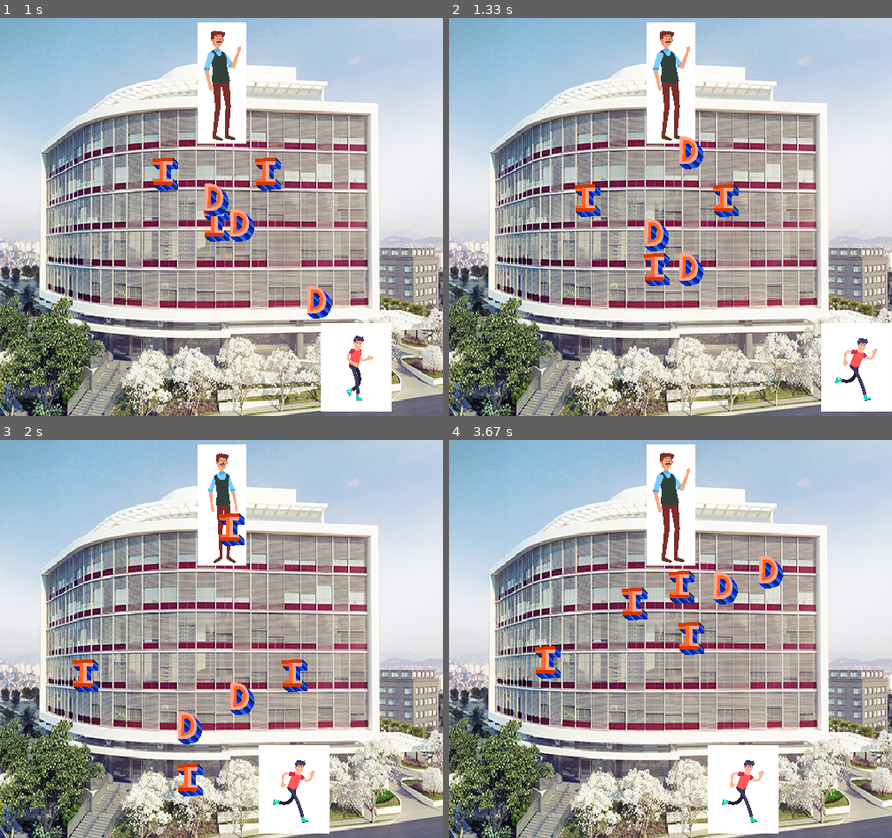
Above: before the commit, frames 1-4 (two rows, left to right).
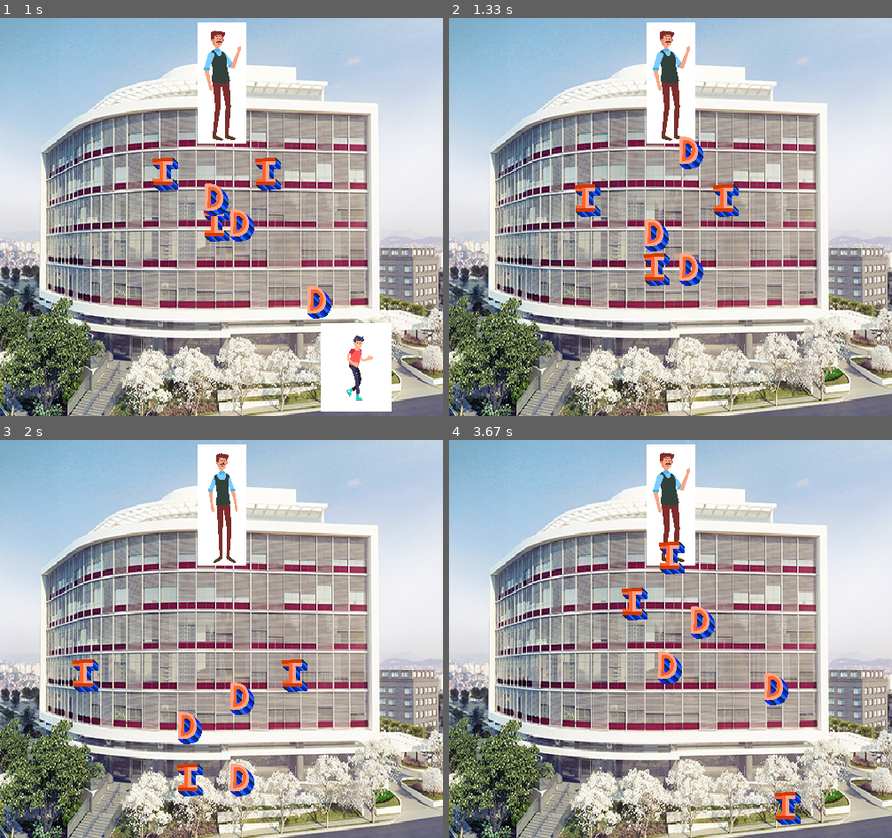
Above: after the commit, the same moments.

Repository: HudsonArauj/jogo_pygame
Game: pygame game, started from jogo_1.py
The game is run twice, just before and just after one commit, with the same random seed, the same clock (stepped at 60 frames per second) and the same inputs.
Inputs:
- Up to frame 1 (1 s): hold Right 0.33-0.8 s; hold Right from 0.83 s (still down)
- Up to frame 2 (1.33 s): release Right at 1.3 s
- Up to frame 3 (2 s): hold Left 1.33-1.87 s
- Up to frame 4 (3.67 s): no input

Frame 1 is identical in both runs. In frame 2, 3.3% of the frame differs, in the area x 84-100%, y 76-99%; in frame 3, 3.9%; in frame 4, 6.6%, in the area x 19-80%, y 25-99%.

Commit message:
Adicionei os estados ao jogo

Diff:
--- a/jogo_1.py
+++ b/jogo_1.py
@@ -179,28 +179,33 @@
 
 pygame.mixer.music.play(loops=-1)
 
-game = True
+ACABOU = 0
+JOGANDO = 1
+COLIDINDO = 2
+estado = JOGANDO
+
 clock = pygame.time.Clock() #Ajustando a velocidade
 FPS = 30
 v = 8
 
 #Loop principal
-while game:
+while estado != ACABOU:
     clock.tick(FPS)
 
     for event in pygame.event.get():
 
         if event.type == pygame.QUIT:
-            game = False
-        if event.type == pygame.KEYDOWN:
-            if event.key == pygame.K_LEFT:
-                jogador.speedx -= v
-                jogador.direcao = 0
-            if event.key == pygame.K_RIGHT:
-                jogador.speedx += v
-                jogador.direcao = 1
-            if event.key == pygame.K_SPACE:
-                jogador.lancamento()
+            estado = ACABOU
+        if estado == JOGANDO:
+            if event.type == pygame.KEYDOWN:
+                if event.key == pygame.K_LEFT:
+                    jogador.speedx -= v
+                    jogador.direcao = 0
+                if event.key == pygame.K_RIGHT:
+                    jogador.speedx += v
+                    jogador.direcao = 1
+                if event.key == pygame.K_SPACE:
+                    jogador.lancamento()
         if event.type == pygame.KEYUP:
             if event.key == pygame.K_LEFT:
                 jogador.speedx += v
@@ -210,20 +215,22 @@
 
     todos_elementos.update()
     #verifica se tem colisões com as letras
-    # colisoes = pygame.sprite.spritecollide(jogador, todas_letras, True, True)
-
-    colisoes = pygame.sprite.spritecollide(jogador, todas_letras, True)
-    letras = [recursos['letra_D_imagem'], recursos['letra_I_imagem']]
-    for a in colisoes: # As chaves são os elementos do primeiro grupo (meteoros) que colidiram com alguma bala
-        # O meteoro e destruido e precisa ser recriado
-        random.shuffle(letras)
-        imagem = Letra(letras[0])
-        todos_elementos.add(imagem)
-        todas_letras.add(imagem)
-    if len(colisoes)>0:
-        #game = False
-        print('colidiu')
-        recursos['hit_aluno'].play()
+
+    if estado == JOGANDO:
+        colisoes = pygame.sprite.spritecollide(jogador, todas_letras, True)
+        letras = [recursos['letra_D_imagem'], recursos['letra_I_imagem']]
+        for a in colisoes: # As chaves são os elementos do primeiro grupo (meteoros) que colidiram com alguma bala
+            # O meteoro e destruido e precisa ser recriado
+            random.shuffle(letras)
+            imagem = Letra(letras[0])
+            todos_elementos.add(imagem)
+            todas_letras.add(imagem)
+        if len(colisoes)>0:
+            recursos['hit_aluno'].play()
+            jogador.kill()
+            estado = COLIDINDO
+    elif estado == COLIDINDO:
+        state = ACABOU
 
     window.fill((0, 0, 0))  # Preenche com a cor preta
     window.blit(recursos['background'], (-20, 0))
